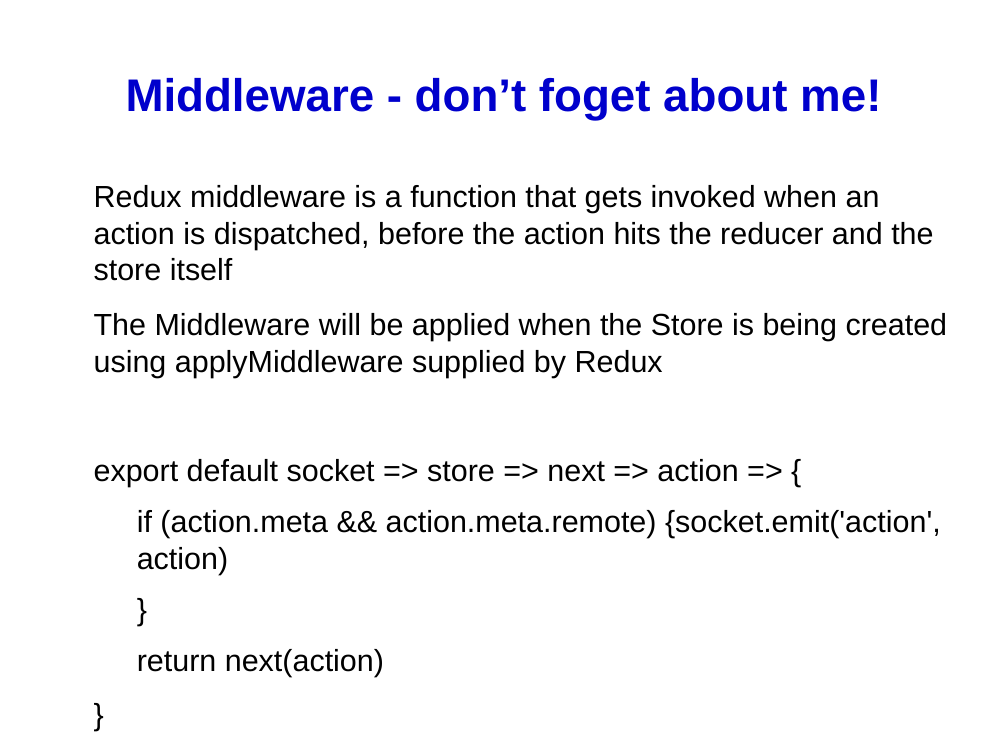
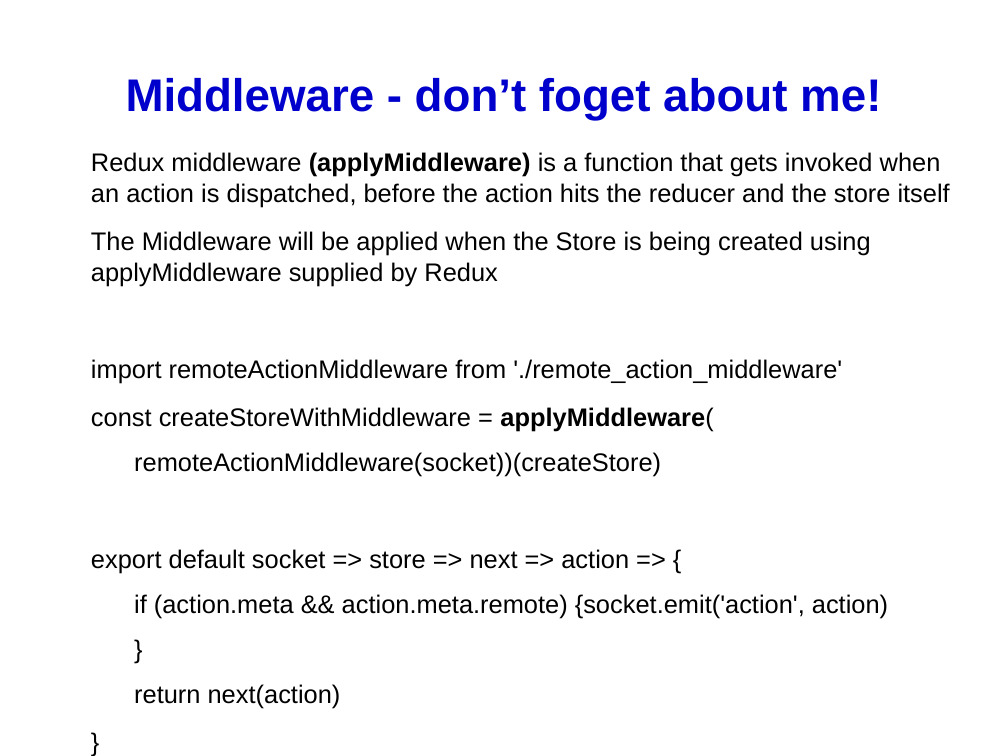
Before and after one commit to richardjohns/socketclienttest, a slide deck: slide 12 of Presentation.odp (slide 10 before the commit). Drawn at 1008x756 pixels with LibreOffice and Linux fonts; fonts in the diff are those of the drawing. Boxes give left, top, right and bottom in pixels: in the first picture for what was removed or moved away, otherwise in the second. Text is boxed around its words. In the diff, an @@ line names an element or a change of style, - is before the commit and + after.

Commit message:
updated presentation

```diff
--- a/Presentation.odp
+++ b/Presentation.odp
@@ text at (x1=91, y1=152, x2=950, y2=708): paragraph removed @@
-This style of nesting single-argument functions is called.. ?
@@ text "Redux middleware (applyMiddleware) is a ..." moved from (x1=94, y1=185, x2=948, y2=677) to (x1=91, y1=152, x2=950, y2=708) @@
@@ text at (x1=91, y1=152, x2=950, y2=207): text changed; size 24.1 to 20 pt @@
-Redux middleware is a function that gets invoked when an action is dispatched, before the action hits the reducer and the store itself
+Redux middleware (applyMiddleware) is a function that gets invoked when an action is dispatched, before the action hits the reducer and the store itself
@@ text at (x1=91, y1=231, x2=888, y2=708): size 24.1 to 20 pt in "The Middleware will be applied when the ...", "export default socket => store => next ...", "if (action.meta && action.meta.remote) {socket.emit('action' ...", "}" and 2 more places @@
@@ text at (x1=91, y1=359, x2=842, y2=477): paragraphs added @@
+import remoteActionMiddleware from './remote_action_middleware'
+const createStoreWithMiddleware = applyMiddleware(
+  remoteActionMiddleware(socket))(createStore)
```
Also in this commit, not shown: 4 other slides changed, 2 slides added, 1 slide removed, 1 other file.
